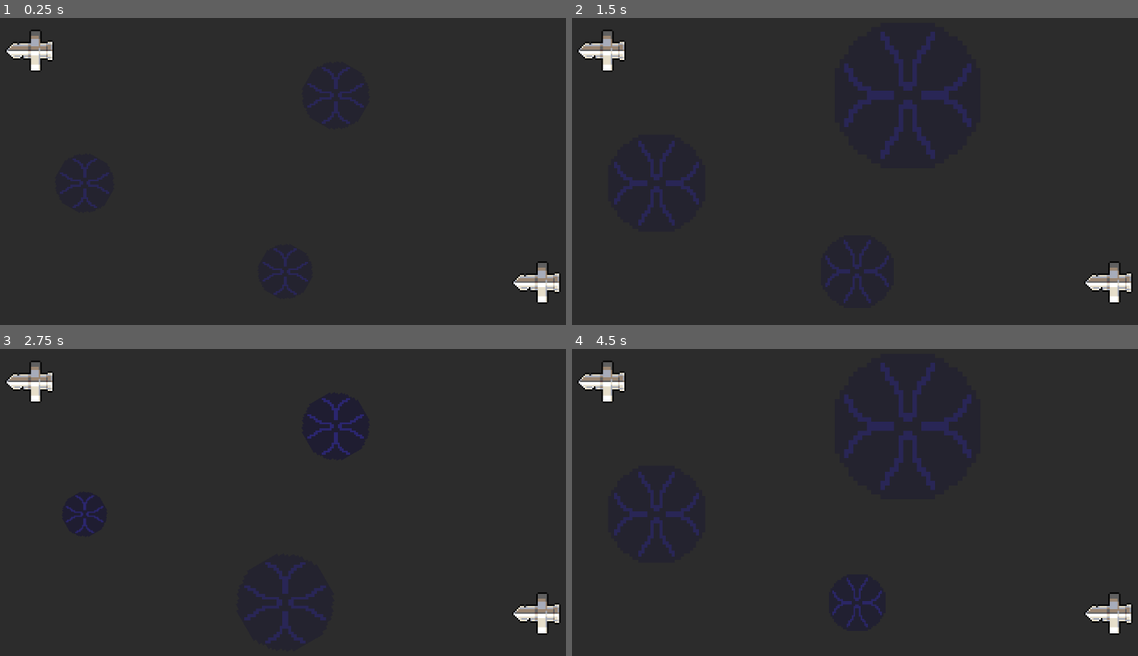
Above: before the commit, frames 1-4 (two rows, left to right).
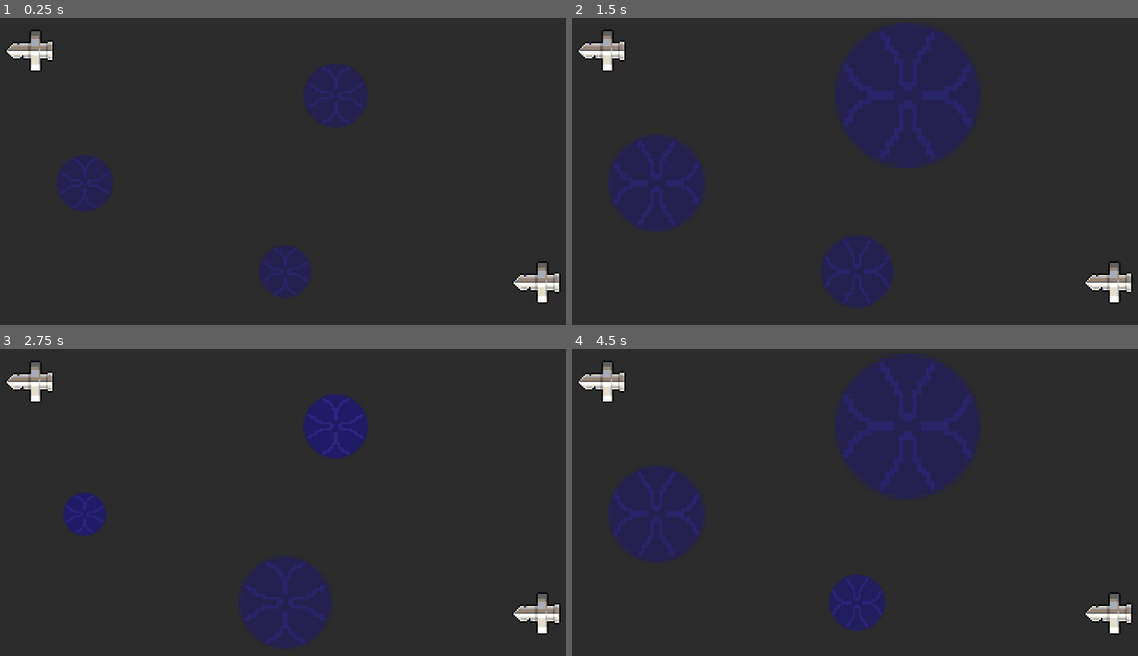
Above: after the commit, the same moments.

Repository: Lertos/last-feller-alive
Game: Godot game, scene res://main.tscn
The game is run twice, just before and just after one commit, with the same random seed, the same clock (stepped at 60 frames per second) and the same inputs. This scene is started directly instead of the project's main scene.
Inputs:
- Up to frame 1 (0.25 s): no input
- Up to frame 2 (1.5 s): hold D (right) 0.53-1.28 s; tap Space (dash) at 0.6 s; hold S (down) from 1.28 s (still down); tap Q (death) at 1.35 s
- Up to frame 3 (2.75 s): release S (down) at 2.03 s; hold D (right) from 2.03 s (still down); tap E (hurt) at 2.1 s
- Up to frame 4 (4.5 s): release D (right) at 2.78 s; hold W (up) 2.78-3.53 s; tap Space (dash) at 2.85 s; hold A (left) from 3.53 s (still down); tap Q (death) at 3.6 s; tap E (hurt) at 4.35 s

The runs differ from the first frame. In frame 1, 3.6% of the frame differs, in the area x 10-65%, y 14-92%; in frame 2, 13%, in the area x 6-73%, y 1-95%; in frame 3, 5.3%; in frame 4, 12%.

Commit message:
Using a better image; uses aliasing

Diff:
--- a/gravity_field.gd
+++ b/gravity_field.gd
@@ -8,7 +8,7 @@
 
 func _ready():
 	var tween_bg = $BG.create_tween().set_loops()
-	tween_bg.tween_property($BG, "rotation", TAU, 3).as_relative()
+	tween_bg.tween_property($BG, "rotation", TAU, 0.5).as_relative()
 
 	var tween_fg = $FG.create_tween().set_loops()
 	tween_fg.tween_property($FG, "rotation", TAU, 1).as_relative()
--- a/gravity_field.tscn
+++ b/gravity_field.tscn
@@ -13,11 +13,11 @@
 script = ExtResource("1_35cwa")
 
 [node name="BG" type="Sprite2D" parent="."]
-modulate = Color(1, 1, 1, 0.352941)
+modulate = Color(1, 1, 1, 0.54902)
 texture = ExtResource("2_lr5uy")
 
 [node name="FG" type="Sprite2D" parent="."]
-modulate = Color(1, 1, 1, 0.745098)
+modulate = Color(1, 1, 1, 0.784314)
 texture = ExtResource("4_unr8c")
 
 [node name="Area2D" type="Area2D" parent="."]
Binary file changed: assets/gravity_field_base.png
Not shown, changed: assets/gravity_field_base.png.import
Not shown: 1 places in gravity_field.tscn that only renumber resources
